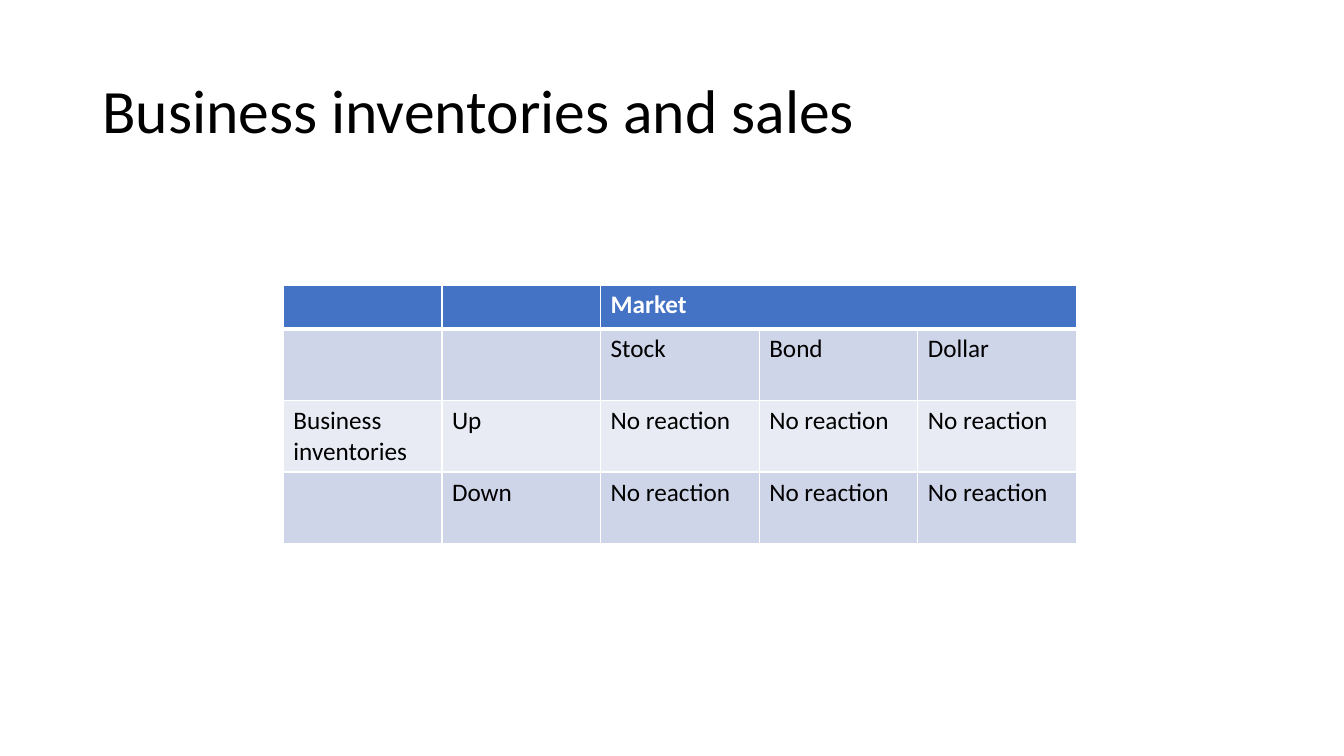
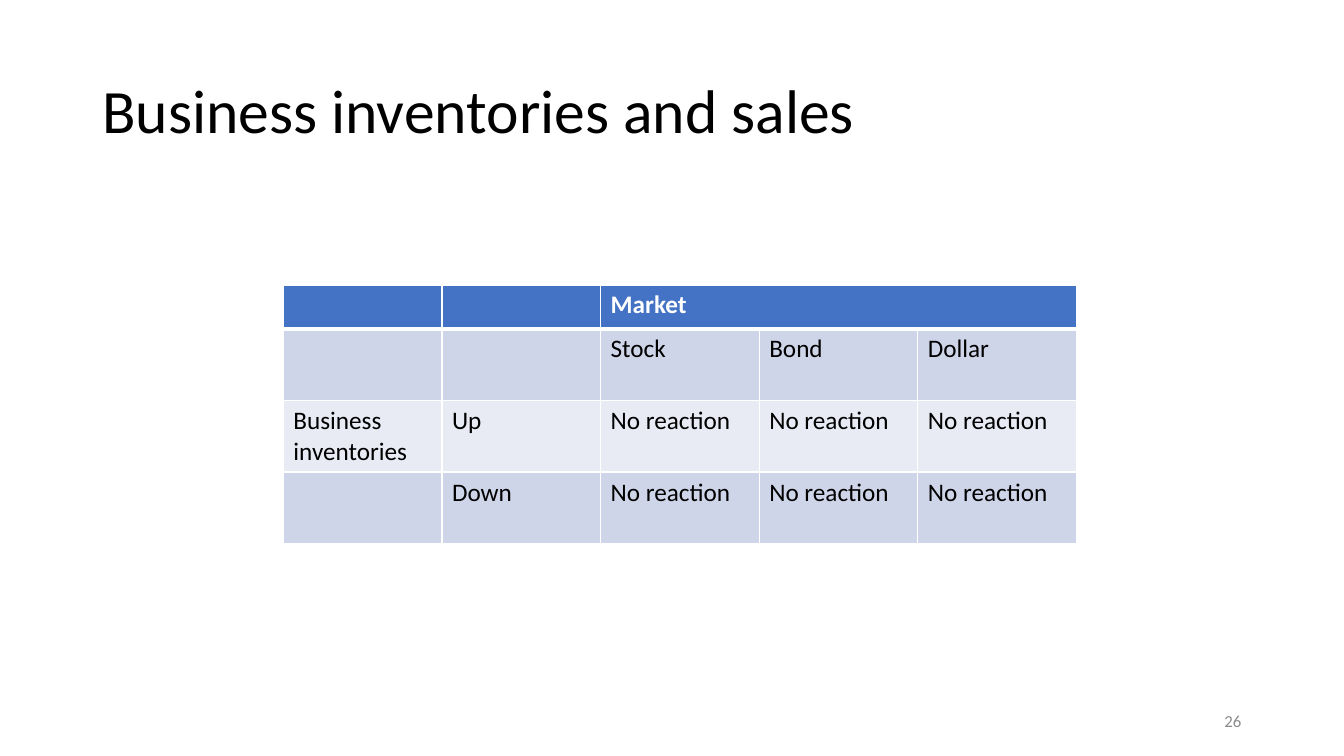
Before and after one commit to omroot/d2l_pytorch, a slide deck: slide 26 of mylearnings/mylecturenotes/TheMacroMinimum.pptx (slide 24 before the commit). Drawn at 1344x756 pixels with LibreOffice and Linux fonts; fonts in the diff are those of the drawing. Boxes give left, top, right and bottom in pixels: in the first picture for what was removed or moved away, otherwise in the second. Text is boxed around its words. In the diff, an @@ line names an element or a change of style, - is before the commit and + after.

```diff
--- a/mylearnings/mylecturenotes/TheMacroMinimum.pptx
+++ b/mylearnings/mylecturenotes/TheMacroMinimum.pptx
@@ page number added at (1224, 716, 1241, 727), 12 pt, text #8C8C8C @@
+26
```
Also in this commit, not shown: 26 other slides changed, 15 slides added.
